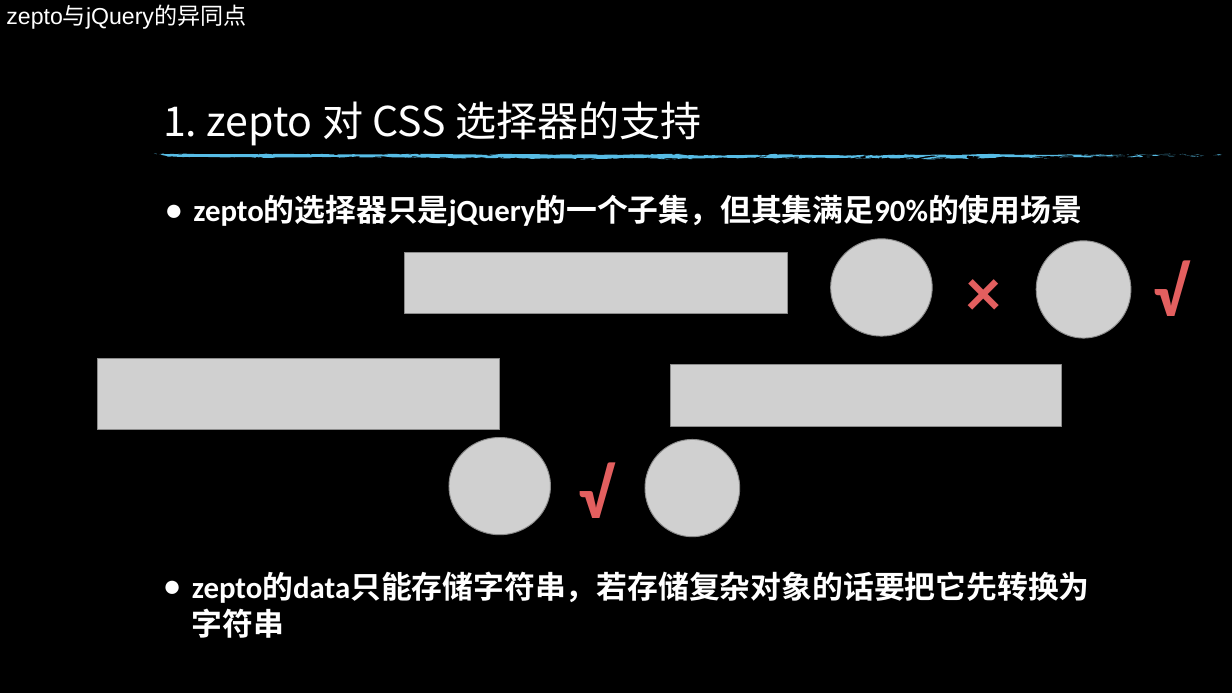
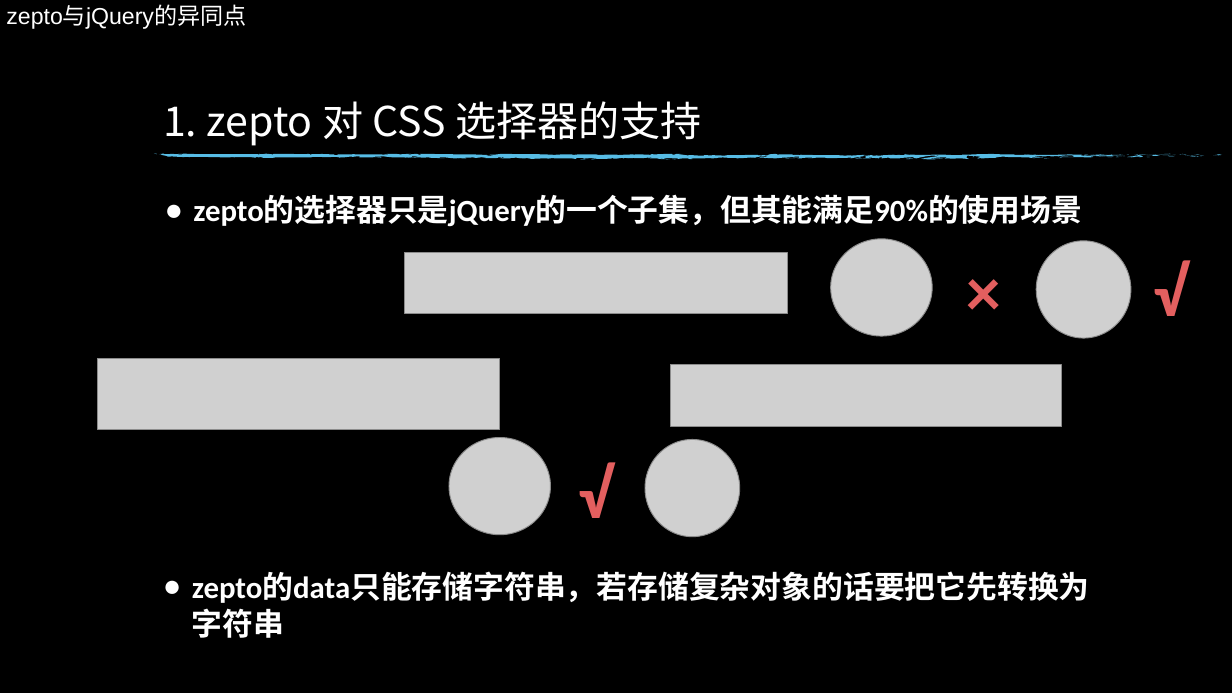
Before and after one commit to xiaotianxia/entern, a slide deck: slide 3 of dz-talk0904.pptx. Drawn at 1232x693 pixels with LibreOffice and Linux fonts; fonts in the diff are those of the drawing; grey boxes stand for pictures; background and template pictures are left out. Boxes give left, top, right and bottom in pixels: in the first picture for what was removed or moved away, otherwise in the second. Text is boxed around its words. In the diff, an @@ line names an element or a change of style, - is before the commit and + after.

```diff
--- a/dz-talk0904.pptx
+++ b/dz-talk0904.pptx
@@ text at (x1=193, y1=195, x2=1082, y2=227): text changed @@
-● zepto的选择器只是jQuery的一个子集，但其集满足90%的使用场景
+● zepto的选择器只是jQuery的一个子集，但其能满足90%的使用场景
```
Also in this commit, not shown: 7 other slides changed.
